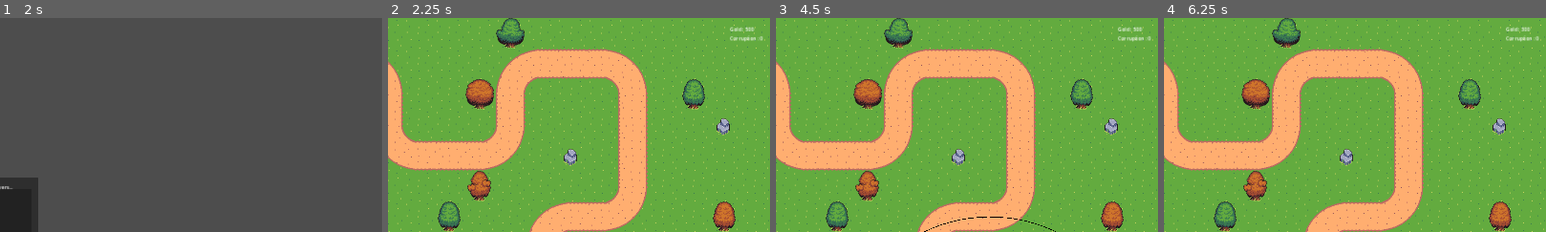
Above: before the commit, frames 1-4 (left to right).
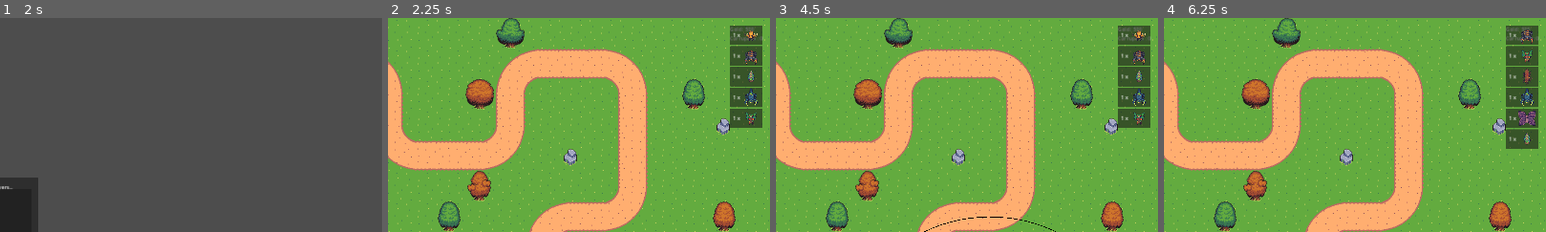
Above: after the commit, the same moments.

Repository: m-conti/melonjam2023
Game: Godot game, scene res://game.tscn
The game is run twice, just before and just after one commit, with the same random seed, the same clock (stepped at 60 frames per second) and the same inputs.
Inputs (mouse positions are % of the whole screen's width and height, from its top left):
- Up to frame 1 (2 s): click (48, 47) at 0.52 s; type "Alex" at 0.6 s; click "Host" at 1.25 s
- Up to frame 2 (2.25 s): click "START!" at 2 s
- Up to frame 3 (4.5 s): click "Shop" at 2.75 s; click "Towers" at 3.5 s; click "Fire Tower" at 4.25 s
- Up to frame 4 (6.25 s): click "Ice Tower" at 5 s; click "Bomb Tower" at 5.75 s
The pictures show only the part of the screen within x 50-100%, y 0-50%; the shares and areas given below are measured in that part.

Frame 1 is identical in both runs. In frame 2, 3.9% of the frame differs, in the area x 89-98%, y 3-52%; in frame 3, 3.9%; in frame 4, 4.7%, in the area x 89-98%, y 3-62%.

Commit message:
wave list UI

Diff:
--- a/Game.gd
+++ b/Game.gd
@@ -3,7 +3,11 @@
 
 var Map = load("res://map.tscn")
 
-var mobs_to_spawn: Dictionary
+var mobs_to_spawn: Dictionary = {}
+var wave_step: int = 0
+var next_wave: Dictionary = {}
+
+signal spawn_wave(next_wave: Dictionary)
 
 var displayed_map_index:
 	get:
@@ -48,19 +52,25 @@
 	if multiplayer.is_server():
 		$WaveTimer.start()
 		$WaveTimer.timeout.connect(func(): self.emit_spawn.rpc(server_create_wave()))
+		self.emit_spawn.rpc(server_create_wave())
 
 
 func server_create_wave() -> Dictionary:
+	var this_next_wave: Dictionary = next_wave
+	next_wave = {}
+
 	var mobs: Array = []
 	for mob in ["Clampbeetle", "Firebug", "Firewasp", "Flying Locust", "Leafbug", "Magma Crab", "Scorpion", "Voidbutterfly"]:
 		mobs.append("res://Enemies/Enemies/" + mob + ".tscn")
 
-	var mobs_in_wave = {}
-	for i in range(5):
+	for i in range(int(1.2 * wave_step) + int(wave_step / 5)*10 + 5):
 		var mob = mobs.pick_random()
-		mobs_in_wave[mob] = mobs_in_wave.get(mob, 0) + 1
+		next_wave[mob] = next_wave.get(mob, 0) + 1
 
-	return mobs_in_wave
+	wave_step += 1
+
+	spawn_wave.emit(next_wave)
+	return this_next_wave
 
 
 @rpc("authority", "call_local")
--- a/HUD/HUDPlayer.gd
+++ b/HUD/HUDPlayer.gd
@@ -1,10 +1,23 @@
 extends CanvasLayer
 
+@export var mob_info: PackedScene
+
+@onready var mobs = {
+	"Clampbeetle": [load("res://Enemies/Enemies/Clampbeetle.png"), 64, 64],
+	"Firewasp": [load("res://Enemies/Enemies/Firewasp.png"), 96, 96],
+	"Flying Locust": [load("res://Enemies/Enemies/Flying Locust.png"), 64, 64],
+	"Voidbutterfly": [load("res://Enemies/Enemies/Voidbutterfly.png"), 64, 64],
+	"Firebug": [load("res://Enemies/Enemies/Firebug.png"), 128, 64],
+	"Leafbug": [load("res://Enemies/Enemies/Leafbug.png"), 64, 64],
+	"Magma Crab": [load("res://Enemies/Enemies/Magma Crab.png"), 64, 64],
+	"Scorpion": [load("res://Enemies/Enemies/Scorpion.png"), 64, 64]
+}
 
 # Called when the node enters the scene tree for the first time.
 func _ready():
 	GameState.map_changed.connect(_on_map_change)
 	GameState.start.connect(_on_start_game)
+	GameState.game.spawn_wave.connect(_on_wave_changed)
 	PlayerState.corruption_changed.connect(_on_corruption_changed)
 	PlayerState.gold_changed.connect(_on_gold_changed)
 	self.hide()
@@ -23,8 +36,26 @@
 	else:
 		$Shop/BoxContainer/Towers.hide()
 
-func _on_gold_changed(value:int):
+func _on_gold_changed(value: int):
 	$TopRightContainer/PlayerData/Gold.text = "Gold : " + str(value)
 
-func _on_corruption_changed(value:int):
+func _on_corruption_changed(value: int):
 	$TopRightContainer/PlayerData/Corruption.text = "Corruption : " + str(value)
+
+func _on_wave_changed(new_wave: Dictionary):
+	for child in $TopRightContainer/NextWave.get_children():
+		child.queue_free()
+
+	for monster in new_wave:
+		var new_mob_info = mob_info.instantiate()
+		new_mob_info.get_node("MonsterInfo/MarginContainer/Label").text = str(new_wave[monster]) + " x"
+
+		var monster_name: String = monster.right(-22).left(-5)
+		var texture: AtlasTexture = AtlasTexture.new()
+		texture.region = Rect2(0, 0, mobs[monster_name][1], mobs[monster_name][2])
+		texture.atlas = mobs[monster_name][0]
+		new_mob_info.get_node("MonsterInfo/TextureRect").texture = texture
+		new_mob_info.get_node("MonsterInfo/TextureRect").expand_mode = 1
+		new_mob_info.get_node("MonsterInfo/TextureRect").custom_minimum_size = Vector2.ONE * 64.
+
+		$TopRightContainer/NextWave.add_child(new_mob_info)
--- a/HUD/HUDPlayer.tscn
+++ b/HUD/HUDPlayer.tscn
@@ -1,6 +1,7 @@
-[gd_scene load_steps=19 format=3 uid="uid://l7ft4434eda7"]
+[gd_scene load_steps=20 format=3 uid="uid://l7ft4434eda7"]
 
 [ext_resource type="Script" path="res://HUD/HUDPlayer.gd" id="1_udhey"]
+[ext_resource type="PackedScene" uid="uid://vgfy36l2aix8" path="res://HUD/MonsterInfo.tscn" id="2_7aewg"]
 [ext_resource type="Script" path="res://HUD/Buttons/MenuBar.gd" id="2_fb018"]
 [ext_resource type="ButtonGroup" uid="uid://pevhaqpsd8fq" path="res://HUD/Buttons/SubShop.tres" id="3_mfx6p"]
 [ext_resource type="Script" path="res://HUD/Buttons/TowerButton.gd" id="4_vaerj"]
@@ -34,6 +35,7 @@
 
 [node name="HUDPlayer" type="CanvasLayer"]
 script = ExtResource("1_udhey")
+mob_info = ExtResource("2_7aewg")
 
 [node name="Shop" type="Button" parent="."]
 anchors_preset = 3
@@ -172,6 +174,9 @@
 [node name="Corruption" type="Label" parent="TopRightContainer/PlayerData"]
 layout_mode = 2
 
+[node name="NextWave" type="VBoxContainer" parent="TopRightContainer"]
+layout_mode = 2
+
 [connection signal="toggled" from="Shop" to="Shop" method="_on_toggled"]
 [connection signal="toggled" from="Shop/BoxContainer/Towers" to="Shop/BoxContainer/Towers" method="_on_toggled"]
 [connection signal="toggled" from="Shop/BoxContainer/Boost" to="Shop/BoxContainer/Boost" method="_on_toggled"]
--- /dev/null
+++ b/HUD/MonsterInfo.tscn
@@ -0,0 +1,28 @@
+[gd_scene load_steps=3 format=3 uid="uid://vgfy36l2aix8"]
+
+[ext_resource type="Texture2D" uid="uid://cxod4pvcfemvo" path="res://Enemies/Enemies/Firebug.png" id="1_r68yc"]
+
+[sub_resource type="AtlasTexture" id="AtlasTexture_odhra"]
+atlas = ExtResource("1_r68yc")
+region = Rect2(2.08165e-12, 2.08165e-12, 128, 64)
+
+[node name="PanelContainer" type="PanelContainer"]
+offset_right = 91.0
+offset_bottom = 64.0
+
+[node name="MonsterInfo" type="HBoxContainer" parent="."]
+layout_mode = 2
+
+[node name="MarginContainer" type="MarginContainer" parent="MonsterInfo"]
+layout_mode = 2
+theme_override_constants/margin_left = 10
+
+[node name="Label" type="Label" parent="MonsterInfo/MarginContainer"]
+layout_mode = 2
+text = "8 x"
+
+[node name="TextureRect" type="TextureRect" parent="MonsterInfo"]
+custom_minimum_size = Vector2(64, 64)
+layout_mode = 2
+texture = SubResource("AtlasTexture_odhra")
+expand_mode = 1
Renamed: Assets/Foozle_2DC0027_Spire_EnemyPack_1_Flying/Flying/Spritesheets/Clampbeetle.png -> Enemies/Enemies/Clampbeetle.png
Not shown, changed: Enemies/Enemies/Clampbeetle.png.import
Renamed: Assets/Foozle_2DC0028_Spire_EnemyPack_2_Ground/Ground/Spritesheets/Firebug.png -> Enemies/Enemies/Firebug.png
Not shown, changed: Enemies/Enemies/Firebug.png.import
Renamed: Assets/Foozle_2DC0027_Spire_EnemyPack_1_Flying/Flying/Spritesheets/Firewasp.png -> Enemies/Enemies/Firewasp.png
Not shown, changed: Enemies/Enemies/Firewasp.png.import
Renamed: Assets/Foozle_2DC0027_Spire_EnemyPack_1_Flying/Flying/Spritesheets/Flying Locust.png -> Enemies/Enemies/Flying Locust.png
Not shown, changed: Enemies/Enemies/Flying Locust.png.import
Renamed: Assets/Foozle_2DC0028_Spire_EnemyPack_2_Ground/Ground/Spritesheets/Leafbug.png -> Enemies/Enemies/Leafbug.png
Not shown, changed: Enemies/Enemies/Leafbug.png.import
Renamed: Assets/Foozle_2DC0028_Spire_EnemyPack_2_Ground/Ground/Spritesheets/Magma Crab.png -> Enemies/Enemies/Magma Crab.png
Not shown, changed: Enemies/Enemies/Magma Crab.png.import
(and 4 more such lines)
